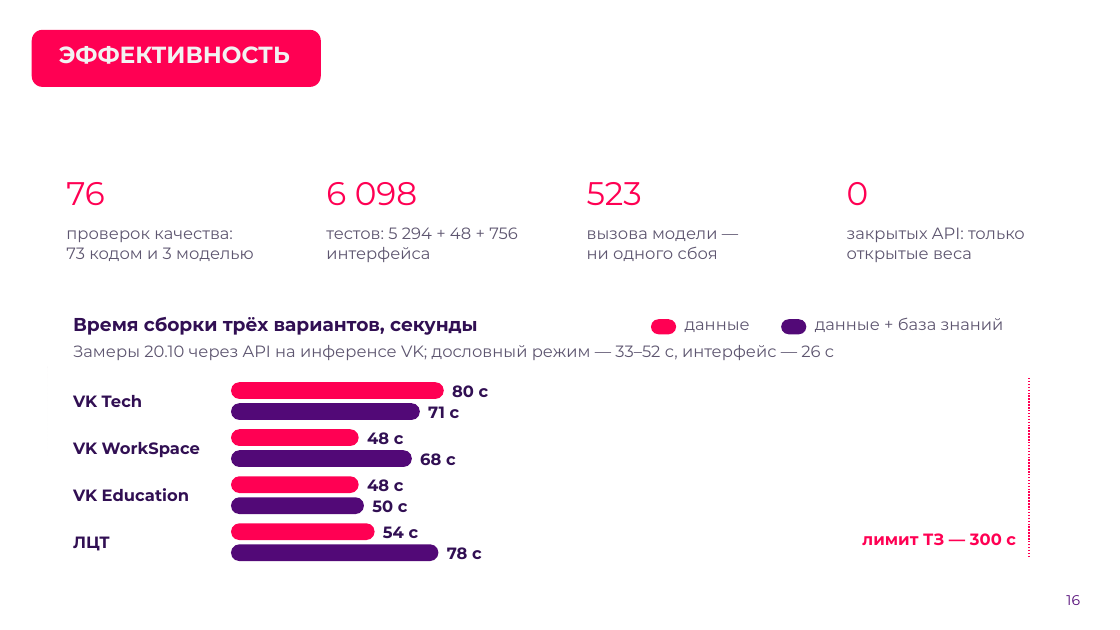
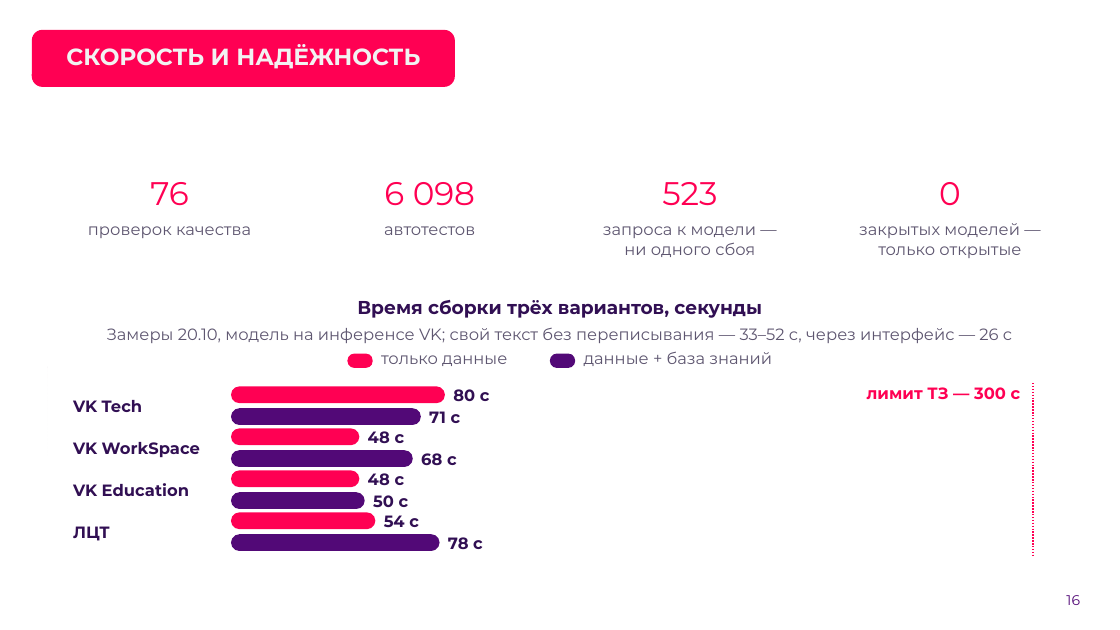
Before and after one commit to hl0pch1k/verstka, a slide deck: slide 16 of docs/presentation/verstka-pitch-stage2.pptx. Drawn at 1120x630 pixels with LibreOffice and Linux fonts; fonts in the diff are those of the drawing; background and template pictures are left out. Boxes give left, top, right and bottom in pixels: in the first picture for what was removed or moved away, otherwise in the second. Text is boxed around its words. In the diff, an @@ line names an element or a change of style, - is before the commit and + after.

```diff
--- a/docs/presentation/verstka-pitch-stage2.pptx
+++ b/docs/presentation/verstka-pitch-stage2.pptx
@@ rounded rectangle resized from (x1=32, y1=29, x2=321, y2=87) to (x1=32, y1=29, x2=455, y2=87) @@
@@ title "СКОРОСТЬ И НАДЁЖНОСТЬ" at (x1=66, y1=44, x2=420, y2=69): vertical alignment bottom to middle @@
@@ title at (x1=66, y1=44, x2=420, y2=69): text changed @@
-ЭФФЕКТИВНОСТЬ
+СКОРОСТЬ И НАДЁЖНОСТЬ
@@ rounded rectangle resized from (x1=48, y1=164, x2=292, y2=283) to (x1=48, y1=164, x2=292, y2=269) @@
@@ proportions changed in 7 elements at (x1=48, y1=284, x2=1072, y2=571), (x1=48, y1=164, x2=292, y2=269), (x1=348, y1=354, x2=373, y2=368), (x1=550, y1=354, x2=576, y2=368), (x1=828, y1=164, x2=1072, y2=269), (x1=568, y1=164, x2=812, y2=269), (x1=308, y1=164, x2=552, y2=269) @@
@@ rounded rectangle resized from (x1=828, y1=164, x2=1072, y2=283) to (x1=308, y1=164, x2=552, y2=269) @@
@@ alignment left to centre in 4 elements at (x1=939, y1=182, x2=961, y2=206), (x1=150, y1=182, x2=188, y2=206), (x1=662, y1=182, x2=717, y2=206), (x1=384, y1=182, x2=475, y2=206) @@
@@ rounded rectangle resized from (x1=568, y1=164, x2=812, y2=283) to (x1=568, y1=164, x2=812, y2=269) @@
@@ rounded rectangle resized from (x1=308, y1=164, x2=552, y2=283) to (x1=828, y1=164, x2=1072, y2=269) @@
@@ text at (x1=88, y1=226, x2=251, y2=238): text changed @@
-проверок качества: 73 кодом и 3 моделью
+проверок качества
@@ text removed at (x1=326, y1=227, x2=518, y2=262) @@
-тестов: 5 294 + 48 + 756 интерфейса
@@ text added at (x1=384, y1=226, x2=475, y2=235), 14 pt, text #5E5670 @@
+автотестов
@@ text at (x1=603, y1=226, x2=756, y2=257): text changed @@
-вызова модели — ни одного сбоя
+запроса к модели — ни одного сбоя
@@ text at (x1=859, y1=223, x2=1021, y2=258): text changed @@
-закрытых API: только открытые веса
+закрытых моделей — только открытые
@@ rounded rectangle resized from (x1=48, y1=298, x2=1072, y2=571) to (x1=48, y1=284, x2=1072, y2=571) @@
@@ text "Время сборки трёх вариантов, секунды" moved from (x1=73, y1=317, x2=478, y2=335) to (x1=357, y1=300, x2=762, y2=318) @@
@@ text "Время сборки трёх вариантов, секунды" at (x1=357, y1=300, x2=762, y2=318): alignment left to centre; vertical alignment top to middle @@
@@ text "Замеры 20.10, модель на инференсе ..." at (x1=107, y1=328, x2=1012, y2=343): vertical alignment top to middle @@
@@ text at (x1=107, y1=328, x2=1012, y2=343): text changed @@
-Замеры 20.10 через API на инференсе VK; дословный режим — 33–52 с, интерфейс — 26 с
+Замеры 20.10, модель на инференсе VK; свой текст без переписывания — 33–52 с, через интерфейс — 26 с
@@ rounded rectangle moved from (x1=651, y1=319, x2=676, y2=334) to (x1=348, y1=354, x2=373, y2=368) @@
@@ text at (x1=381, y1=355, x2=507, y2=366): text changed @@
-данные
+только данные
@@ rounded rectangle moved from (x1=781, y1=319, x2=807, y2=334) to (x1=550, y1=354, x2=576, y2=368) @@
@@ text "данные + база знаний" moved from (x1=815, y1=317, x2=1004, y2=332) to (x1=584, y1=351, x2=772, y2=366) @@
@@ text "лимит ТЗ — 300 с" moved from (x1=862, y1=533, x2=1016, y2=545) to (x1=867, y1=387, x2=1021, y2=400) @@
@@ line moved from (1029, 378) - (1029, 556) to (1033, 383) - (1033, 556) @@
@@ 3 texts, 2 rounded rectangles moved together from (x1=73, y1=382, x2=489, y2=420) to (x1=73, y1=386, x2=490, y2=425) @@
@@ 3 texts, 2 rounded rectangles moved together from (x1=73, y1=476, x2=408, y2=514) to (x1=73, y1=471, x2=409, y2=509) @@
@@ 3 texts, 2 rounded rectangles moved together from (x1=73, y1=523, x2=482, y2=561) to (x1=73, y1=513, x2=483, y2=551) @@
```
Also in this commit, not shown: 18 other slides changed, 1 other file.
